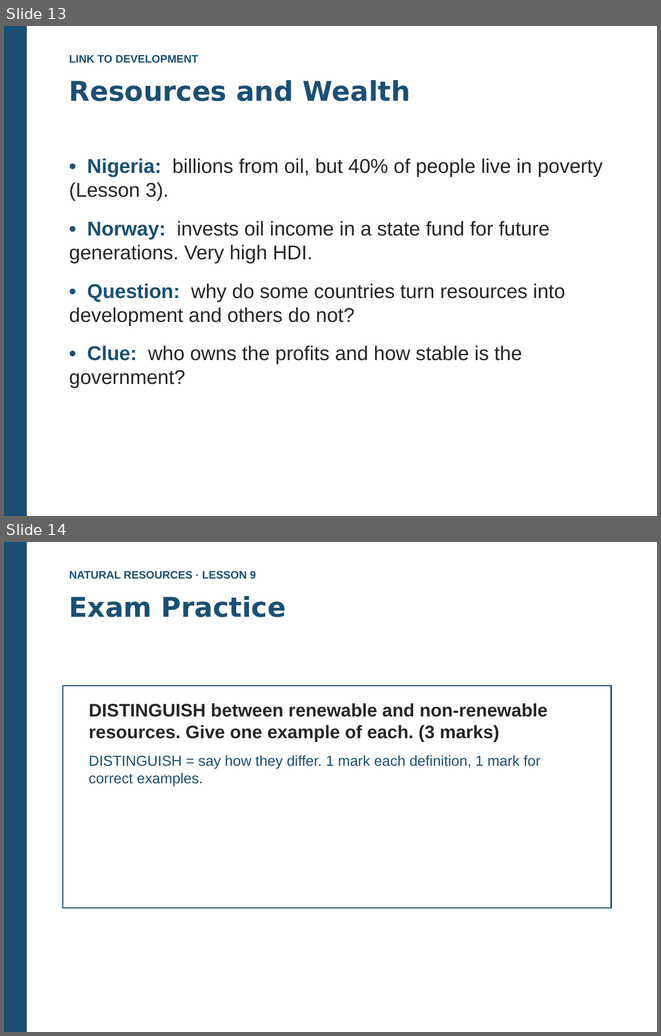
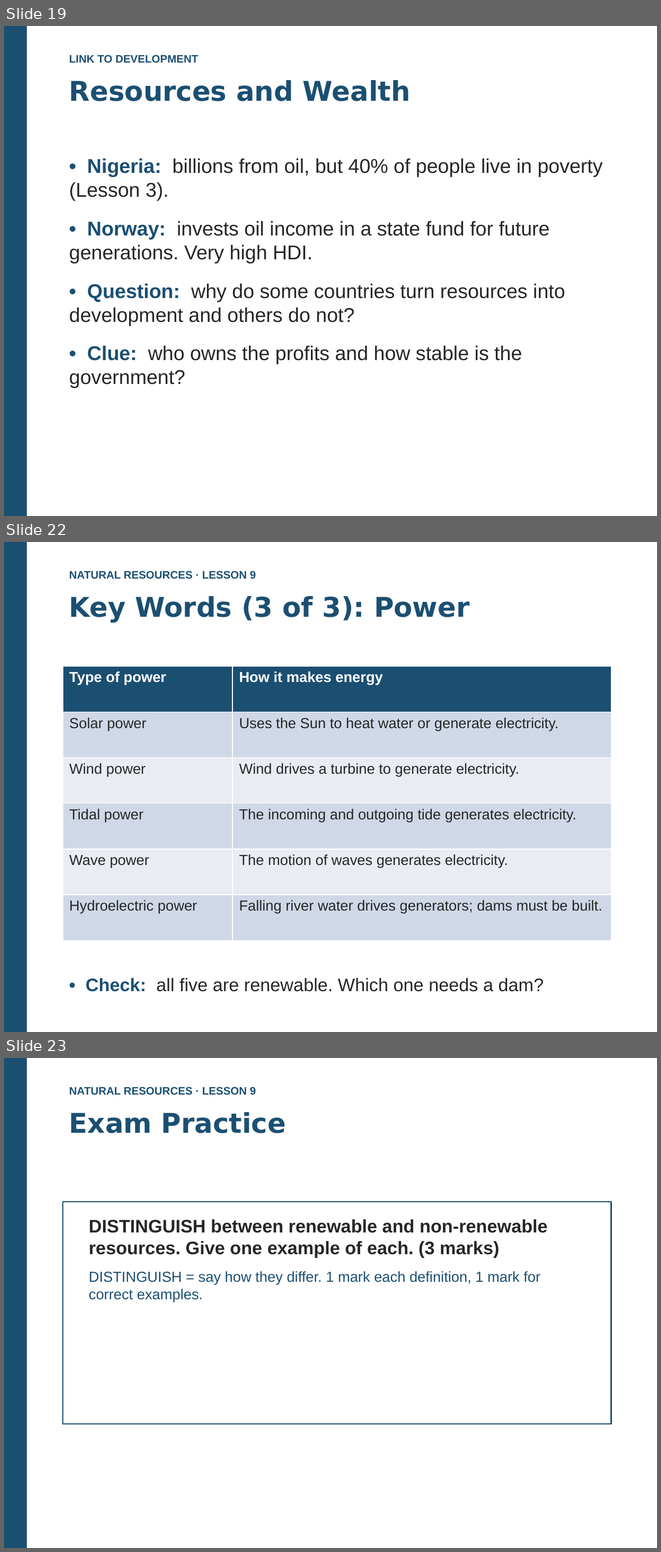
Before and after one commit to kalzei/seeh, a slide deck: materials/s6/geo/9.EN_Geo_NaturalResources_L9_WhatAreResources.pptx. Shown one above the other, each under a label of ours: slides 13 and 14 before the commit, slides 19, 22 and 23 after it; the slides between them are not shown. The pictures are 661x1036 and 661x1552 pixels, drawn with LibreOffice and Linux fonts; fonts in the diff are those of the drawing. Boxes give left, top, right and bottom in pixels: in the first picture for what was removed or moved away, otherwise in the second. Text is boxed around its words. In the diff, an @@ line names an element or a change of style, - is before the commit and + after.

```diff
--- a/materials/s6/geo/9.EN_Geo_NaturalResources_L9_WhatAreResources.pptx
+++ b/materials/s6/geo/9.EN_Geo_NaturalResources_L9_WhatAreResources.pptx
@@ slide 22 added at (4, 542, 657, 1032), background #FFFFFF @@
@@ rectangle added at (4, 542, 27, 1032), fill #1B4F72 @@
@@ text added at (69, 571, 256, 579), 12 pt, text #1B4F72, bold @@
+NATURAL RESOURCES · LESSON 9
@@ text added at (69, 596, 469, 622), 30 pt, text #1B4F72, bold @@
+Key Words (3 of 3): Power
@@ table added at (63, 666, 611, 941), 6 rows, 2 columns @@
+Type of power | How it makes energy
+Solar power | Uses the Sun to heat water or generate electricity.
+Wind power | Wind drives a turbine to generate electricity.
+Tidal power | The incoming and outgoing tide generates electricity.
+Wave power | The motion of waves generates electricity.
+Hydroelectric power | Falling river water drives generators; dams must be built.
@@ text added at (86, 978, 544, 991), 20 pt, text #262626 @@
+• Check: all five are renewable. Which one needs a dam?
@@ what was slide 13 is now slide 19 @@
@@ what was slide 14 is now slide 23 @@
```
Also in this commit, not shown: 11 other slides added, 1 other file.
